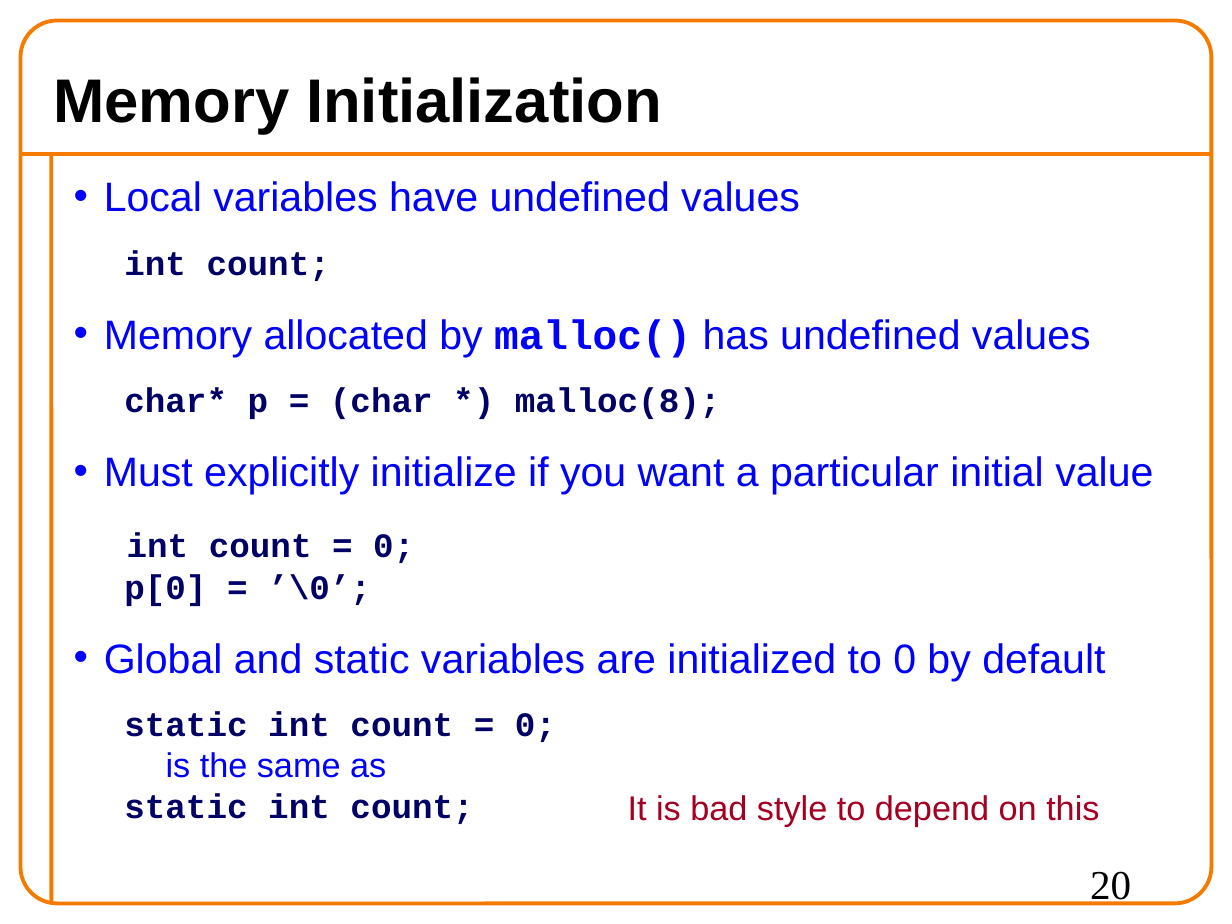
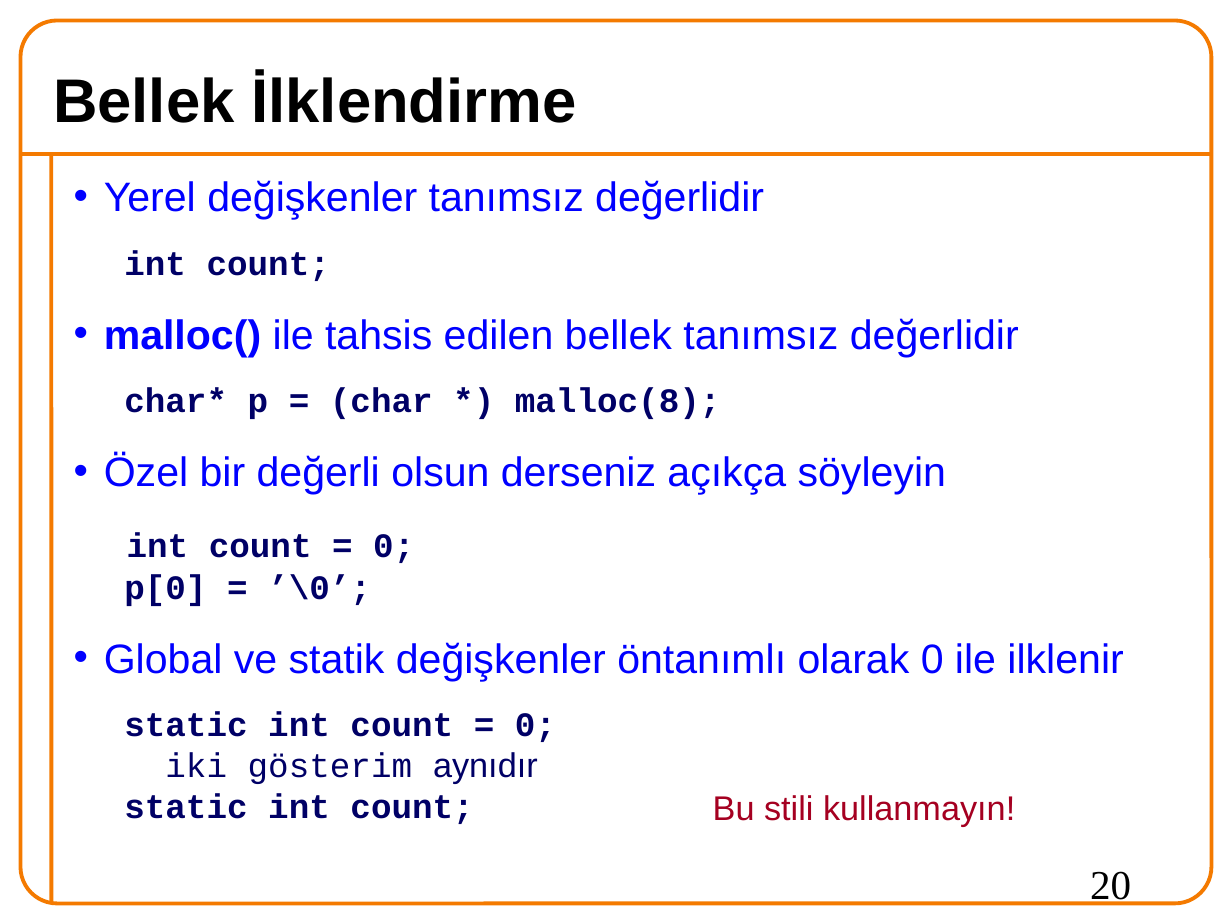
Before and after one commit to 19ceng/ceng201pro, a slide deck: slide 20 of 06memAll.odp. Drawn at 1232x924 pixels with LibreOffice and Linux fonts; fonts in the diff are those of the drawing; background and template pictures are left out. Boxes give left, top, right and bottom in pixels: in the first picture for what was removed or moved away, otherwise in the second. Text is boxed around its words. In the diff, an @@ line names an element or a change of style, - is before the commit and + after.

```diff
--- a/06memAll.odp
+++ b/06memAll.odp
@@ title at [53, 72, 577, 123]: text changed @@
-Memory Initialization
+Bellek İlklendirme
@@ text at [104, 180, 764, 219]: text changed @@
-• Local variables have undefined values
+• Yerel değişkenler tanımsız değerlidir
@@ text at [104, 318, 1019, 357]: text changed @@
-• Memory allocated by malloc() has undefined values
+• malloc() ile tahsis edilen bellek tanımsız değerlidir
@@ text at [104, 453, 946, 494]: text changed @@
-• Must explicitly initialize if you want a particular initial value
+• Özel bir değerli olsun derseniz açıkça söyleyin
@@ text at [104, 642, 1123, 824]: text changed @@
-• Global and static variables are initialized to 0 by default
-static int count = 0;
-is the same as
-static int count;
+• Global ve statik değişkenler öntanımlı olarak 0 ile ilklenir
+static int count = 0;
+iki gösterim aynıdır
+static int count;
@@ text removed at [628, 795, 1099, 827] @@
-It is bad style to depend on this
@@ text added at [713, 795, 1015, 827], 20 pt, text #A50021 @@
+Bu stili kullanmayın!
```
Also in this commit, not shown: 27 other slides changed, 12 slides added, 12 slides removed.
